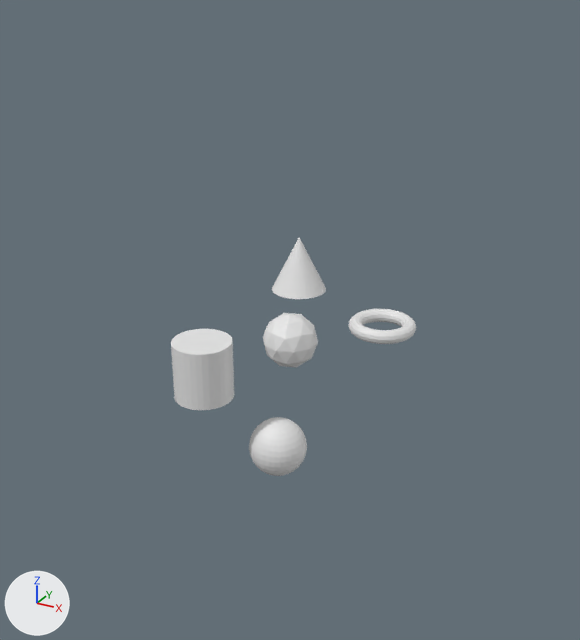
An edit to the Blender file objetos.blend, drawn before and after from the same camera.
Both versions are drawn from a 50 mm camera at (15.7, -23.3, 13.2) aimed at (2.5, 0.7, 1.2). The axes (+X, +Y, +Z) are drawn at lower left. The lights are the same throughout.
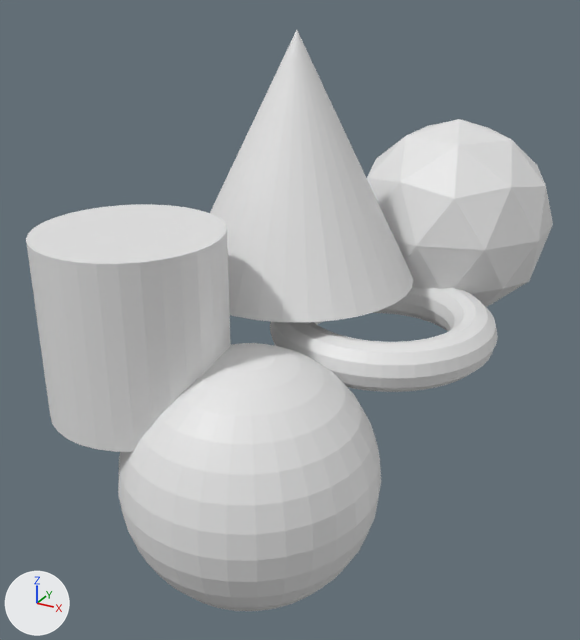
The change, as JSON lines over the scene's bpy script:
```json
{"op": "set", "path": "ob_cone.location", "old": "(2.71, 1.05, 3.4)", "new": "(2.0, 2.13, 6.88)"}
{"op": "set", "path": "ob_cone.scale", "old": "(1.0, 1.0, 1.0)", "new": "(4.44, 4.44, 4.44)"}
{"op": "set", "path": "ob_cylinder.location", "old": "(1.78, -3.89, 1.1)", "new": "(0.19, -5.17, 2.99)"}
{"op": "set", "path": "ob_cylinder.scale", "old": "(1.0, 1.0, 1.0)", "new": "(-2.96, -2.96, -2.96)"}
{"op": "set", "path": "ob_icosphere.location", "old": "(3.24, -0.57, 1.11)", "new": "(5.92, 8.54, 3.59)"}
{"op": "set", "path": "ob_icosphere.scale", "old": "(1.0, 1.0, 1.0)", "new": "(-4.11, -4.11, -4.11)"}
{"op": "set", "path": "ob_sphere.location", "old": "(3.93, -2.72, -1.9)", "new": "(3.93, -4.54, -1.9)"}
{"op": "set", "path": "ob_sphere.scale", "old": "(1.0, 1.0, 1.0)", "new": "(4.26, 4.26, 4.26)"}
{"op": "set", "path": "ob_torus.scale", "old": "(1.0, 1.0, 1.0)", "new": "(3.34, 3.34, 3.34)"}
```

Location of each change, (x1, y1, x2, y2) in pixels of the pictures (580 x 640 px):
```json
{"object": "Sphere", "change": "moved, rescaled", "before": [249, 417, 307, 476], "after": [118, 343, 381, 611], "on screen": "347% wider, 348% taller"}
{"object": "Cylinder", "change": "moved, rescaled", "before": [171, 329, 234, 410], "after": [26, 204, 231, 452], "on screen": "222% wider, 204% taller"}
{"object": "Cone", "change": "moved, rescaled", "before": [272, 238, 326, 299], "after": [210, 30, 413, 322]}
{"object": "Icosphere", "change": "moved, rescaled", "before": [263, 313, 318, 368], "after": [367, 119, 553, 307]}
{"object": "Torus", "change": "rescaled", "before": [349, 309, 416, 344], "after": [270, 287, 498, 392]}
```
